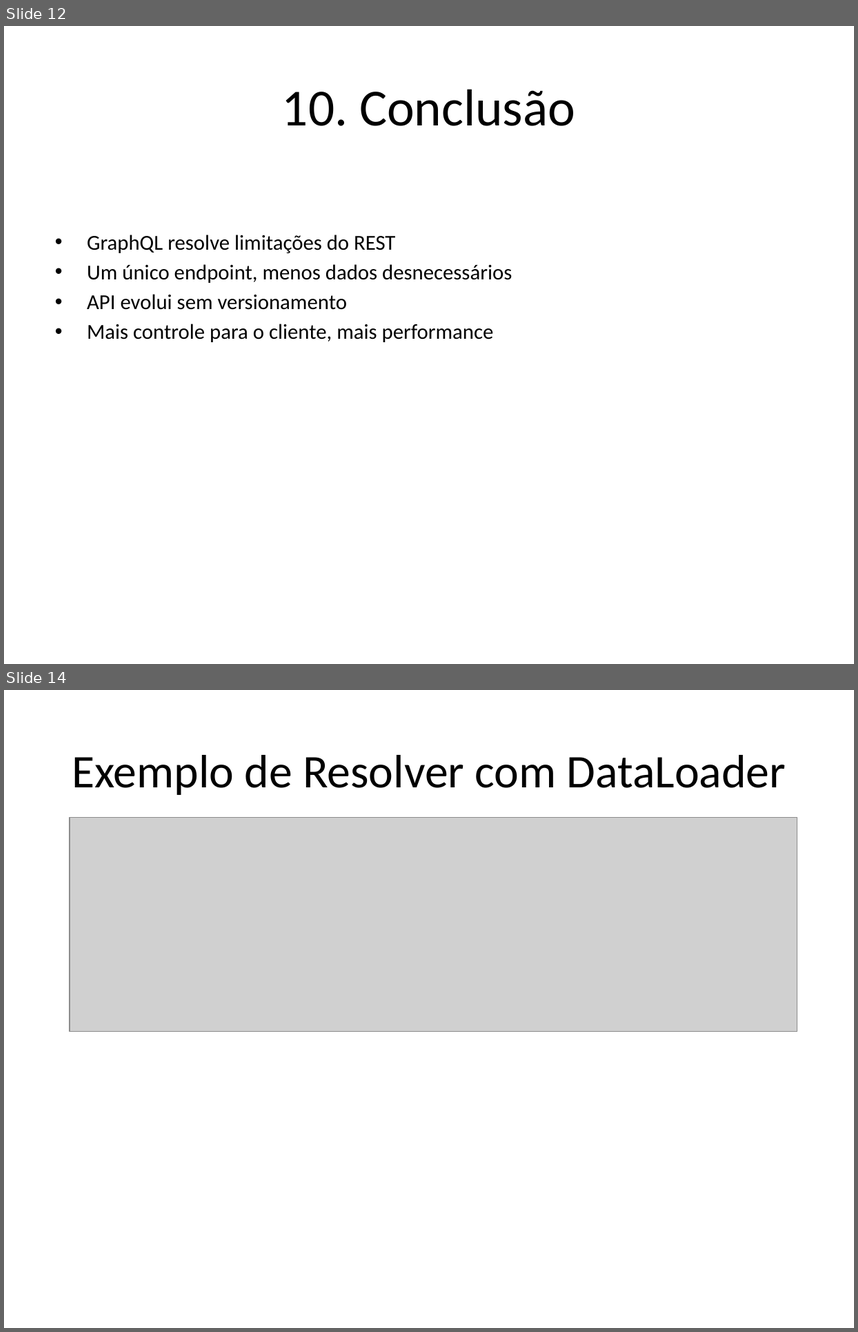
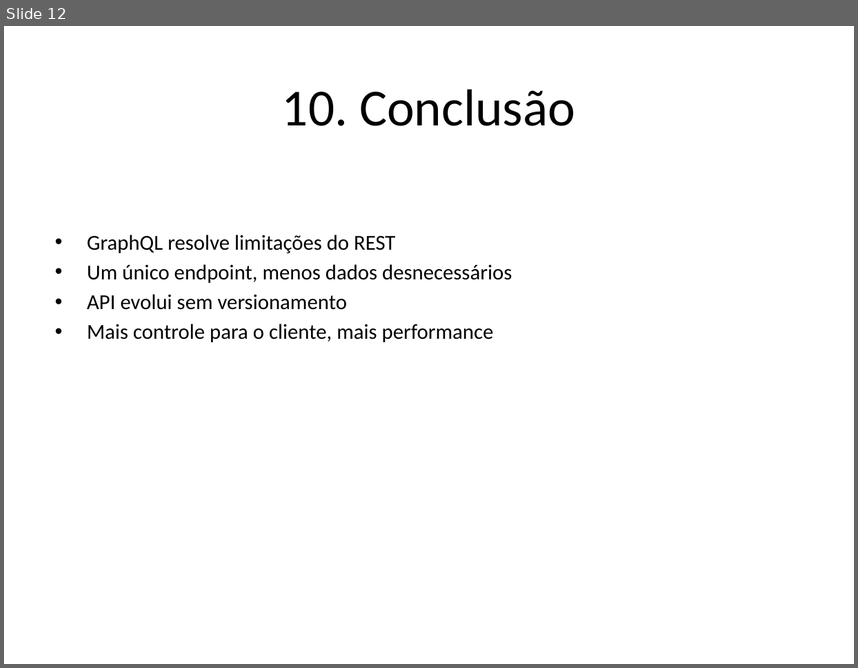
Before and after one commit to pedrobvferreira/graphql, a slide deck: presentation_pt.pptx. Shown one above the other, each under a label of ours: slides 12 and 14 before the commit, slide 12 after it; the slides between them are not shown. The pictures are 858x1332 and 858x668 pixels, drawn with LibreOffice and Linux fonts; fonts in the diff are those of the drawing; grey boxes stand for pictures. Boxes give left, top, right and bottom in pixels: in the first picture for what was removed or moved away, otherwise in the second. Text is boxed around its words. In the diff, an @@ line names an element or a change of style, - is before the commit and + after.

```diff
--- a/presentation_pt.pptx
+++ b/presentation_pt.pptx
@@ slide 14 removed at (4, 690, 854, 1328), background #FFFFFF @@
@@ title removed at (72, 755, 786, 795) @@
-Exemplo de Resolver com DataLoader
@@ picture removed at (70, 818, 797, 1031) @@
```
Also in this commit, not shown: 6 slides changed, 2 other slides removed.
